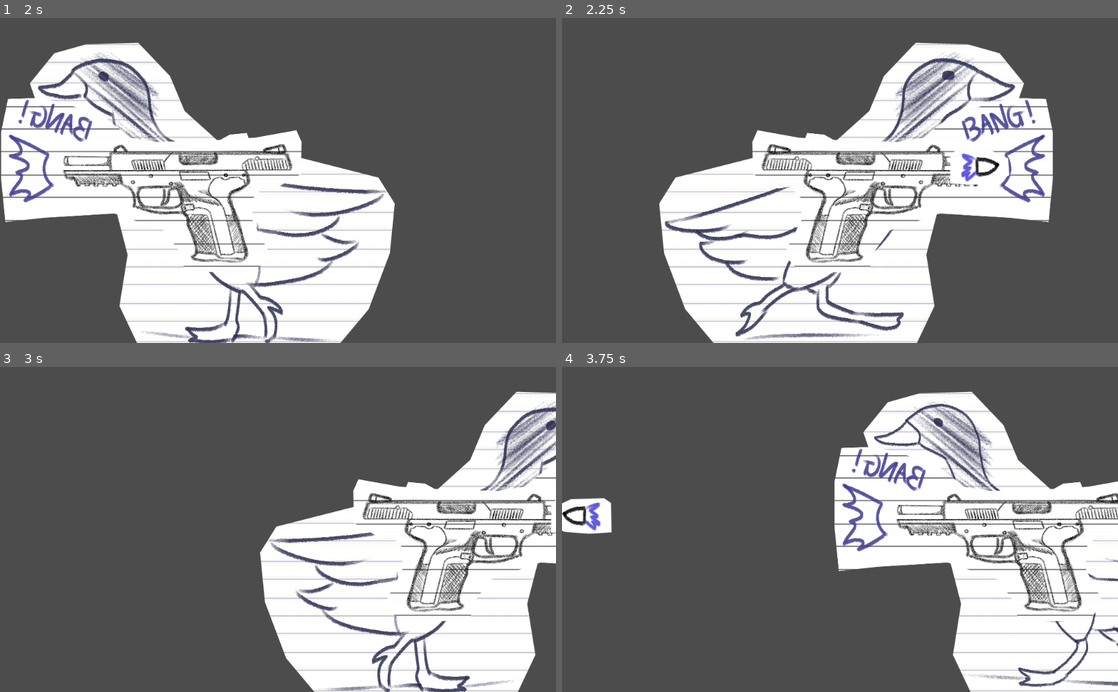
Above: before the commit, frames 1-4 (two rows, left to right).
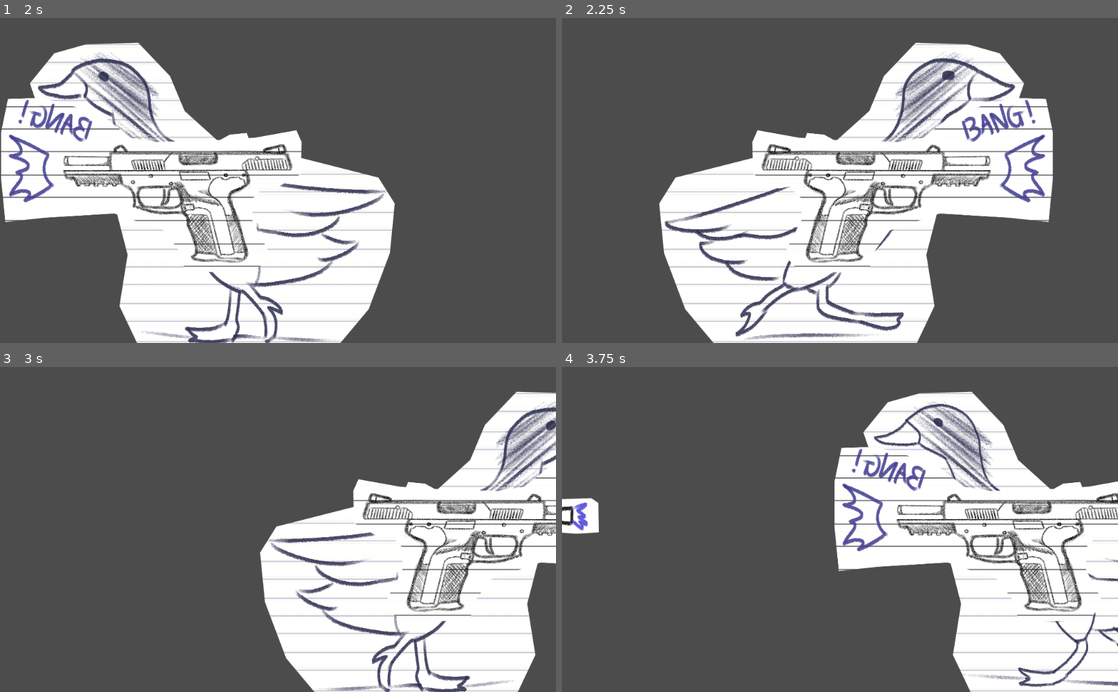
Above: after the commit, the same moments.

Repository: blacheo/Game-Jam-Fall-2022
Game: Godot game, scene res://Player.tscn
Same seed, same stepped clock (60 frames per second), same inputs: the game is played once before the commit and once after it.
Inputs:
- Up to frame 1 (2 s): hold D (move_right) 0.53-1.28 s; tap Space (shoot) at 0.6, 1.35 s; hold A (move_left) from 1.28 s (still down)
- Up to frame 2 (2.25 s): release A (move_left) at 2.03 s; hold D (move_right) from 2.03 s (still down); tap Space (shoot) at 2.1 s
- Up to frame 3 (3 s): keep holding D (move_right); tap Space (shoot) at 2.85 s
- Up to frame 4 (3.75 s): release D (move_right) at 3.53 s; hold A (move_left) from 3.53 s (still down); tap Space (shoot) at 3.6 s

Frame 1 is identical in both runs. In frame 2, 0.6% of the frame differs, in the area x 69-81%, y 40-52%; in frame 3, less than 0.1%; in frame 4, 0.7%, in the area x 0-9%, y 40-52%.

Commit message:
Fixed Bullet Paths
Multiple bullets can be on the screen at the same time, and bullets don't change paths mid-air.

Diff:
--- a/Bullet.gd
+++ b/Bullet.gd
@@ -6,12 +6,13 @@
 # var b = "text"
 export var bulletSpeed = 300
 var velocity = Vector2.ZERO
+var direction = 1
 # Called when the node enters the scene tree for the first time.
 func _ready():
 	pass # Replace with function body.
 
 func _physics_process(delta):
-	translate(velocity * bulletSpeed * delta)
+	translate(velocity * bulletSpeed * delta * direction)
 
 func flip_h(boo):
 	$BulletSprite.flip_h = boo
--- a/Player.gd
+++ b/Player.gd
@@ -4,19 +4,19 @@
 export var bulletSpeed = 20
 
 var bulletPath = preload("res://Bullet.tscn")
-var bullet = bulletPath.instance()
 
 # Declare member variables here. Examples:
 # var a = 2
 # var b = "text"
 
+var bulletList = []
 
 # Called when the node enters the scene tree for the first time.
 func _ready():
 	pass
 
 func shoot():
-	get_parent().add_child(bullet)
+	var bullet = bulletPath.instance()
 	#var timer = Timer.new()
 	#timer.connect("timeout", self, "_on_timer_timeout")
 	#get_parent().add_child(timer)
@@ -26,11 +26,17 @@
 	if $AnimatedSprite.flip_h:
 		$Position2D.position = $AnimatedSprite.position - Vector2(300, 0)
 		bullet.flip_h($AnimatedSprite.flip_h)
-		bullet.position = $Position2D.global_position
+		bullet.position = $AnimatedSprite.position
+		bullet.position.x -= 350
+		bullet.direction = -1
 	else:
 		bullet.flip_h($AnimatedSprite.flip_h)
-		bullet.position = $Position2D.global_position
+		bullet.position = $AnimatedSprite.position
+		bullet.position.x += 350
 
+
+	add_child(bullet)
+	bulletList.append(bullet)
 
 func _process(delta):
 	var velocity = Vector2.ZERO # The player's movement vector.
@@ -45,7 +51,8 @@
 		$Gun.flip_h = true
 		$Gun.position.x = $AnimatedSprite.position.x	 - 200
 
-
+	for i in bulletList:
+		i.position += Vector2(80,0) * i.direction
 
 
 	if Input.is_action_just_pressed("shoot"):
@@ -62,10 +69,6 @@
 
 	position += velocity * delta
 
-	if $AnimatedSprite.flip_h:
-		bullet.position -= Vector2(80,0)
-	else:
-		bullet.position += Vector2(80,0)
 
 	#if bullet.position.x > get_viewport().get_visible_rect().size.x or bullet.position.x < 0:
 	#	bullet.access_node().queue_free()
